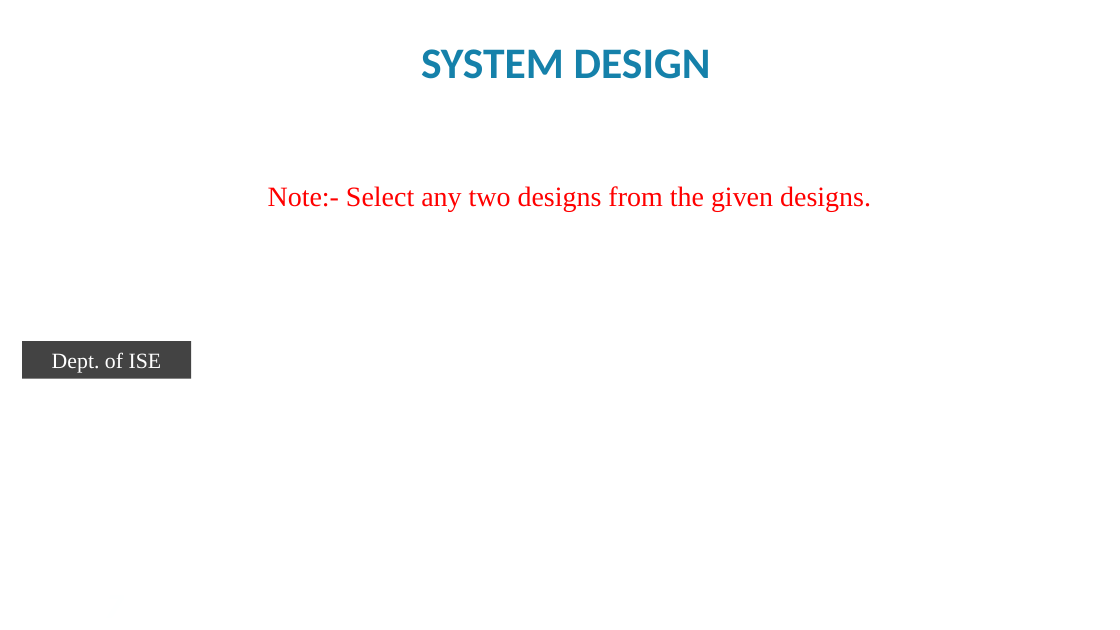
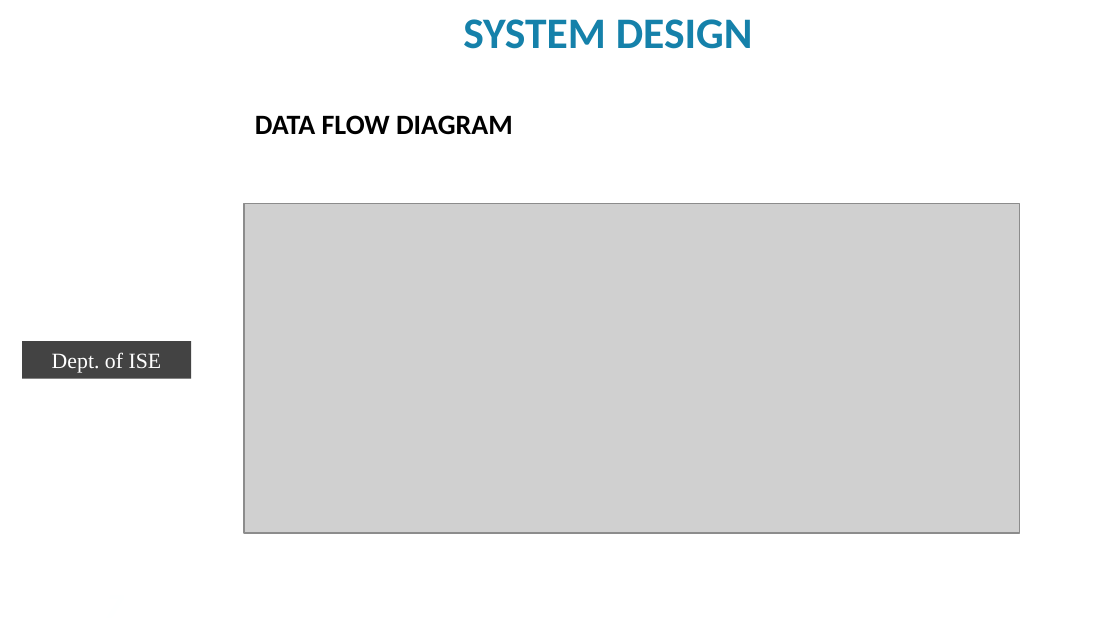
Before and after one commit to premkumarteli/OSINT-BreachShield, a slide deck: slide 7 of docs/Phase2/Final_presentation2 format 2026-27_BLANK_TEMPLATE.pptx. Drawn at 1120x630 pixels with LibreOffice and Linux fonts; fonts in the diff are those of the drawing; grey boxes stand for pictures; background and template pictures are left out. Boxes give left, top, right and bottom in pixels: in the first picture for what was removed or moved away, otherwise in the second. Text is boxed around its words. In the diff, an @@ line names an element or a change of style, - is before the commit and + after.

```diff
--- a/docs/Phase2/Final_presentation2 format 2026-27_BLANK_TEMPLATE.pptx
+++ b/docs/Phase2/Final_presentation2 format 2026-27_BLANK_TEMPLATE.pptx
@@ text "SYSTEM DESIGN" moved from (x1=421, y1=49, x2=711, y2=79) to (x1=463, y1=19, x2=753, y2=49) @@
@@ text at (x1=255, y1=115, x2=513, y2=135): text changed; font Times New Roman to Calibri; text colour #FF0000 to #000000; bold on @@
-Note:- Select any two designs from the given designs.
+DATA FLOW DIAGRAM
@@ picture added at (x1=244, y1=204, x2=1019, y2=533) @@
```
Also in this commit, not shown: 9 other slides changed, 11 slides added, 4 slides removed, 5 other files.
